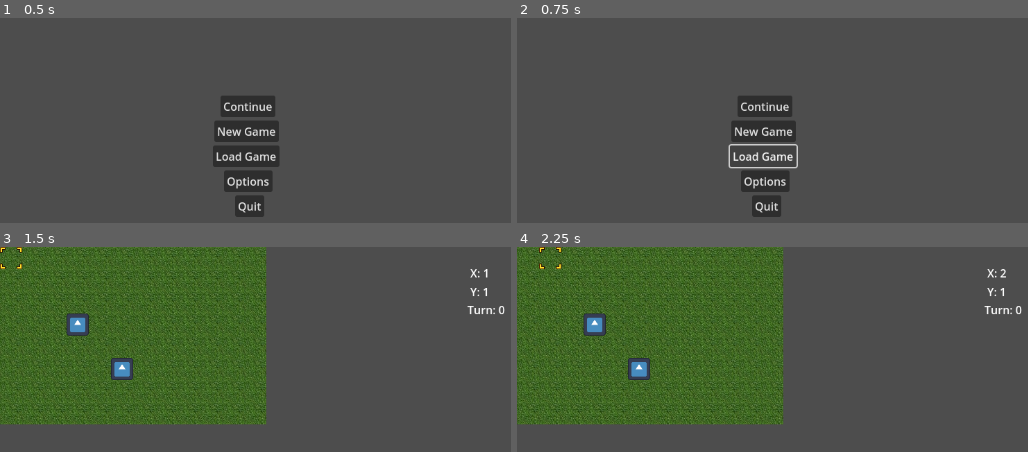
Above: before the commit, frames 1-4 (two rows, left to right).
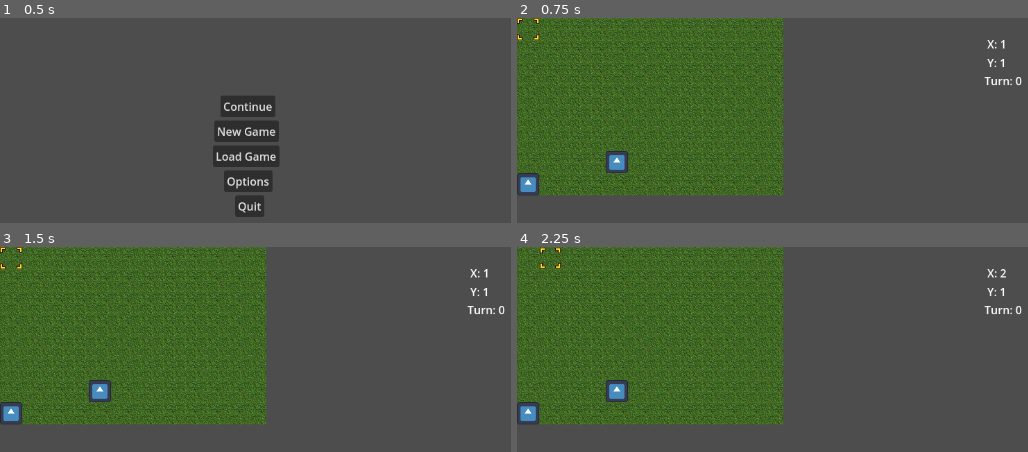
Above: after the commit, the same moments.

Repository: Gavello685/Project-Lovelace
Game: Godot game, scene res://main_menu.tscn
Two runs of this game, one before a commit and one after it. Both use one fixed random seed, a clock stepped at 60 frames per second and the inputs below. The engine's default icon, where the game draws it, is replaced by a stand-in: a white triangle on a blue panel in a dark square.
Inputs (mouse positions are in pixels of both pictures, inside the frame that each line leads up to):
- Up to frame 1 (0.5 s): no input
- Up to frame 2 (0.75 s): click "Load Game" at 0.5 s
- Up to frame 3 (1.5 s): click (245, 359) at 1.25 s, where only the run before the commit has a clickable "New Game"
- Up to frame 4 (2.25 s): tap Enter (start) at 2 s; hold Right (right) from 2.03 s (still down); hold Z (select) from 2.03 s (still down)

Frame 1 is identical in both runs. In frame 2, 46% of the frame differs, in the area x 0-99%, y 0-98%; in frame 3, 1.9%; in frame 4, 2.0%.

Commit message:
matured the new class structure of units
-created some folders of new character and class data
-moved resources apart and learned limits of custom nodes and resources
-made the menu buttons load slightly different unit configurations

Diff:
--- /dev/null
+++ b/CharacterClasses/CharacterClass.gd
@@ -0,0 +1,21 @@
+extends Resource
+
+class_name CharClass
+
+@export var className: String
+@export var hp: int
+@export var attack: int
+@export var defense: int
+@export var magic: int
+@export var speed: int
+
+func _init(p_className = "Default", p_attack = 0, p_defense = 0, p_hp = 0, p_magic = 0, p_speed = 0):
+	className = p_className
+	hp = p_hp
+	attack = p_attack
+	defense = p_defense
+	magic = p_magic
+	speed = p_speed
+
+func stringify() -> String:
+	return str("\nClassName: ",className,"\n\tStatScaling:","\n\t\tHP:",hp,"\n\t\tAttack:",attack,"\n\t\tDefense:",defense,"\n\t\tMagic:",magic,"\n\t\tSpeed:",speed)
--- /dev/null
+++ b/CharacterClasses/Commoner.tres
@@ -0,0 +1,13 @@
+[gd_resource type="Resource" script_class="CharClass" load_steps=2 format=3 uid="uid://dv08kafjcaxvc"]
+
+[ext_resource type="Script" path="res://CharacterClasses/CharacterClass.gd" id="1_udefu"]
+
+[resource]
+script = ExtResource("1_udefu")
+className = "Commoner"
+hp = 5
+attack = 1
+defense = 1
+magic = 1
+speed = 1
+movement = 1
--- /dev/null
+++ b/CharacterClasses/Mage.tres
@@ -0,0 +1,12 @@
+[gd_resource type="Resource" script_class="CharClass" load_steps=2 format=3 uid="uid://dlawjs6q0kpcc"]
+
+[ext_resource type="Script" path="res://CharacterClasses/CharacterClass.gd" id="1_aa848"]
+
+[resource]
+script = ExtResource("1_aa848")
+className = "Mage"
+hp = 6
+attack = 1
+defense = 1
+magic = 3
+speed = 1
--- /dev/null
+++ b/CharacterClasses/Rogue.tres
@@ -0,0 +1,12 @@
+[gd_resource type="Resource" script_class="CharClass" load_steps=2 format=3 uid="uid://d0uuorvpwmr7w"]
+
+[ext_resource type="Script" path="res://CharacterClasses/CharacterClass.gd" id="1_jrj6r"]
+
+[resource]
+script = ExtResource("1_jrj6r")
+className = "Rogue"
+hp = 8
+attack = 2
+defense = 1
+magic = 1
+speed = 2
--- /dev/null
+++ b/CharacterClasses/Warrior.tres
@@ -0,0 +1,12 @@
+[gd_resource type="Resource" script_class="CharClass" load_steps=2 format=3 uid="uid://bfk0gga1oqsy7"]
+
+[ext_resource type="Script" path="res://CharacterClasses/CharacterClass.gd" id="1_jbw1o"]
+
+[resource]
+script = ExtResource("1_jbw1o")
+className = "Warrior"
+hp = 10
+attack = 3
+defense = 2
+magic = 1
+speed = 1
--- /dev/null
+++ b/Characters/CharacterData.gd
@@ -0,0 +1,33 @@
+extends Resource
+
+class_name CharData
+
+@export var charName: String
+@export var charClass: CharClass
+@export var level: int
+@export var team: int
+var maxHp: int
+var maxAttack: int
+var maxDefense: int
+var maxMagic: int
+var maxSpeed: int
+
+func _init(p_charName = "Default", p_charClass = "res://CharacterClasses/Commoner.tres", p_level = 1, p_team = 0):
+	charName = p_charName
+	charClass = load(p_charClass)
+	level = p_level
+	generateStats()
+	team = p_team
+
+func generateStats():
+	maxHp = charClass.hp * level
+	maxAttack = charClass.attack * level
+	maxDefense = charClass.defense * level
+	maxMagic = charClass.magic * level
+	maxSpeed = charClass.speed * level
+
+func stringify() -> String:
+	var ret = str("\nName: ",charName," (Level ",level,"):\nTeam:",team,"\nStats:","\n\tHP:",maxHp,"\n\tAttack:",maxAttack,"\n\tDefense:",maxDefense,"\n\tMagic:",maxMagic,"\n\tSpeed:",maxSpeed)
+	if charClass:
+		ret += charClass.stringify()
+	return ret
--- /dev/null
+++ b/Characters/Joan.tres
@@ -0,0 +1,11 @@
+[gd_resource type="Resource" script_class="CharData" load_steps=3 format=3 uid="uid://bbc81s8qm1xdn"]
+
+[ext_resource type="Resource" uid="uid://dlawjs6q0kpcc" path="res://CharacterClasses/Mage.tres" id="1_06du3"]
+[ext_resource type="Script" path="res://Characters/CharacterData.gd" id="2_80ftb"]
+
+[resource]
+script = ExtResource("2_80ftb")
+charName = "Joan"
+charClass = ExtResource("1_06du3")
+level = 3
+team = 0
--- /dev/null
+++ b/Characters/Person.tres
@@ -0,0 +1,11 @@
+[gd_resource type="Resource" script_class="CharData" load_steps=3 format=3 uid="uid://xedhyhocbgkt"]
+
+[ext_resource type="Resource" uid="uid://dv08kafjcaxvc" path="res://CharacterClasses/Commoner.tres" id="1_w1473"]
+[ext_resource type="Script" path="res://Characters/CharacterData.gd" id="2_i3pkx"]
+
+[resource]
+script = ExtResource("2_i3pkx")
+charName = "Person"
+charClass = ExtResource("1_w1473")
+level = 1
+team = 0
--- /dev/null
+++ b/Characters/Roger.tres
@@ -0,0 +1,11 @@
+[gd_resource type="Resource" script_class="CharData" load_steps=3 format=3 uid="uid://dwy3qkbwfwqkg"]
+
+[ext_resource type="Resource" uid="uid://d0uuorvpwmr7w" path="res://CharacterClasses/Rogue.tres" id="1_lfmkr"]
+[ext_resource type="Script" path="res://Characters/CharacterData.gd" id="2_qxrer"]
+
+[resource]
+script = ExtResource("2_qxrer")
+charName = "Roger"
+charClass = ExtResource("1_lfmkr")
+level = 4
+team = 1
--- a/MainNode.gd
+++ b/MainNode.gd
@@ -6,7 +6,6 @@
 @onready var _Xlabel = $Node/XLabel
 @onready var _YLabel = $Node/YLabel
 @onready var _TurnLabel = $Node/TurnLabel
-@onready var _units = []
 
 var tileSize = 32
 var mapWidth = 20
@@ -17,19 +16,12 @@
 
 # Called when the node enters the scene tree for the first time.
 func _ready():
-	var unit1 = Unit.new("Joan",6,"Mage",6,19,12,4,8,0,"res://icon.svg")
-	unit1.position = Vector2(128-16,128-16)
-	_units.append(unit1)
-	var unit2 = Unit.new("Roger",14,"Rogue",9,15,4,6,5,1,"res://icon.svg")
-	unit2.position = Vector2(6*32-16,6*32-16)
-	_units.append(unit2)
-	for unit in _units:
+	for unit in Global.units:
 		_tileMap.add_child(unit)
-	pass
 
 
 # Called every frame. 'delta' is the elapsed time since the previous frame.
-func _process(delta):
+func _process(_delta):
 	xPos = (_cursor.position.x - tileSize/2) / tileSize + 1
 	yPos = (_cursor.position.y - tileSize/2) / tileSize + 1
 	_cursorSprite.play("default")
@@ -40,12 +32,12 @@
 
 	# Handles unit selection
 func _unhandled_input(event):
-	for unit in _units:
-		if event.is_action_pressed("select") and unit.overlaps_area(_cursor) and unit._team == turn % 2 and !unit.unit_selected:
+	for unit in Global.units:
+		if event.is_action_pressed("select") and unit.overlaps_area(_cursor) and unit.charData.team == turn % 2 and !unit.unit_selected:
 			_unit_toggle(unit)
 		elif event.is_action_pressed("back"):
 			unit.unit_selected = false
-		if event.is_action_pressed("select") and unit.unit_selected and unit.position != unit._startPos:
+		if event.is_action_pressed("select") and unit.unit_selected and unit.position != unit.startPos:
 			var menu = PopupMenu.new()
 			menu.add_item("Attack")
 			menu.add_item("Item")
@@ -57,12 +49,12 @@
 
 	# Toggles unit selection
 func _unit_toggle(unit):
-		unit._startPos = unit.position
+		unit.startPos = unit.position
 		if !unit.unit_selected:
 			unit.unit_selected = true
 		else:
 			unit.unit_selected = false
 
 func _combat_start(unit1, unit2):
-	if unit1.team != unit2.team:
+	if unit1.charData.team != unit2.charData.team:
 		print("Combat Started!")
--- a/New_Game.gd
+++ b/New_Game.gd
@@ -1,11 +1,20 @@
 extends Button
 
 func _on_pressed():
+	var unit1 = Unit.new("res://Characters/Joan.tres",Vector2(4*32-16,4*32-16))
+	Global.units.append(unit1)
+	var unit2 = Unit.new("res://Characters/Roger.tres",Vector2(6*32-16,6*32-16))
+	Global.units.append(unit2)
 	Global.goto_scene("res://main_node.tscn")
 
 func _on_quit_pressed():
 	get_tree().quit()
 
 func _on_load_game_pressed():
-	print(JSON.stringify(Global.item_data['units_newGame'][0].values(),"\t"))
-	print(JSON.stringify(Global.item_data['units_newGame'][1].values(),"\t"))
+	var unit1 = Unit.new("res://Characters/Person.tres",Vector2(1*32-16,8*32-16))
+	unit1.charData = CharData.new("Keith","res://CharacterClasses/Warrior.tres",50,0)
+	Global.units.append(unit1)
+	var unit2 = Unit.new("res://Characters/Person.tres",Vector2(5*32-16,7*32-16))
+	unit2.charData = CharData.new("Blake","res://CharacterClasses/Commoner.tres",12,1)
+	Global.units.append(unit2)
+	Global.goto_scene("res://main_node.tscn")
--- a/Unit.gd
+++ b/Unit.gd
@@ -4,21 +4,11 @@
 
 var tileSize = 32
 var unit_selected = false
-
-var _name
-var _attack
-var _class
-var _defense
-var _hp
-var _magic
-var _movement
-var _speed
-var _team
-var _sprite = Sprite2D.new()
-var _hitbox = CollisionShape2D.new()
-var _shape = RectangleShape2D.new()
-var _startPos
-
+var charData: CharData
+var startPos: Vector2
+var sprite = Sprite2D.new()
+var shape = RectangleShape2D.new()
+var hitbox = CollisionShape2D.new()
 var inputs = {
 	"right": Vector2.RIGHT,
 	"left": Vector2.LEFT,
@@ -26,27 +16,30 @@
 	"down": Vector2.DOWN,
 }
 
-func _init(name, attack, _class, defense, hp, magic, movement, speed, team, sprite):
-	self._name = name
-	self._attack = attack
-	self._class = _class
-	self._defense = defense
-	self._hp = hp
-	self._magic = magic
-	self._movement = movement
-	self._speed = speed
-	self._team = team
-	self._sprite.texture = load(sprite)
-	self.add_child(_sprite)
-	self._shape.size = Vector2(1,1)
-	self._hitbox.shape = _shape
-	self.add_child(_hitbox)
-	self.scale = Vector2(0.25,0.25)
+func _init(p_charData = "res://Characters/Person.tres", p_startPos = Vector2(0,0), p_sprite = "res://icon.svg", p_shape = RectangleShape2D.new(), p_hitbox = CollisionShape2D.new()):
+	charData = load(p_charData)
+	startPos = p_startPos
+	sprite = Sprite2D.new()
+	sprite.texture = load(p_sprite)
+	add_child(sprite)
+	shape = p_shape
+	shape.size = Vector2(1,1)
+	hitbox = p_hitbox
+	hitbox.shape = shape
+	add_child(hitbox)
+	scale = Vector2(0.25,0.25)
+
+func _ready():
+	position = startPos
+	print(stringify())
 
 func _unhandled_input(event):
 	for dir in inputs.keys():
 		if event.is_action_pressed(dir) and unit_selected:
 				move(dir)
 
+func stringify() -> String:
+	return str(charData.stringify(),"\nPosition:",position)
+
 func move(dir):
 	position += inputs[dir] * tileSize
--- /dev/null
+++ b/Unit_old.gd
@@ -0,0 +1,52 @@
+extends Area2D
+
+class_name Unit_old
+
+var tileSize = 32
+var unit_selected = false
+
+var _name
+var _attack
+var _class
+var _defense
+var _hp
+var _magic
+var _movement
+var _speed
+var _team
+var _sprite = Sprite2D.new()
+var _hitbox = CollisionShape2D.new()
+var _shape = RectangleShape2D.new()
+var _startPos
+
+var inputs = {
+	"right": Vector2.RIGHT,
+	"left": Vector2.LEFT,
+	"up": Vector2.UP,
+	"down": Vector2.DOWN,
+}
+
+func _init(name, attack, _class, defense, hp, magic, movement, speed, team, sprite):
+	self._name = name
+	self._attack = attack
+	self._class = _class
+	self._defense = defense
+	self._hp = hp
+	self._magic = magic
+	self._movement = movement
+	self._speed = speed
+	self._team = team
+	self._sprite.texture = load(sprite)
+	self.add_child(_sprite)
+	self._shape.size = Vector2(1,1)
+	self._hitbox.shape = _shape
+	self.add_child(_hitbox)
+	self.scale = Vector2(0.25,0.25)
+
+func _unhandled_input(event):
+	for dir in inputs.keys():
+		if event.is_action_pressed(dir) and unit_selected:
+				move(dir)
+
+func move(dir):
+	position += inputs[dir] * tileSize
--- a/bot.gd
+++ /dev/null
@@ -1,60 +0,0 @@
-extends CharacterBody2D
-
-class_name bot
-
-@export var charName: String
-@export var charClass: bot_stats
-@export var level: int
-@export var sprite: Sprite2D
-@export var team: int
-@export var startPos: Vector2
-@export var shape: RectangleShape2D
-@export var hitbox: CollisionShape2D
-
-func _init(p_charName = "Default", p_charClass = "res://bot_stats.tres", p_level = 1, p_sprite = "res://icon.svg", p_team = 0, p_startPos = Vector2(0,0), p_shape = RectangleShape2D.new(), p_hitbox = CollisionShape2D.new()):
-	self.charName = p_charName
-	self.charClass = load(p_charClass)
-	self.level = p_level
-	self.sprite = Sprite2D.new()
-	self.sprite.texture = load(p_sprite)
-	self.add_child(sprite)
-	self.team = p_team
-	self.startPos = p_startPos
-	self.shape = RectangleShape2D.new()
-	self.shape.size = Vector2(1,1)
-	self.hitbox = CollisionShape2D.new()
-	self.hitbox.shape = shape
-	self.add_child(hitbox)
-	self.scale = Vector2(0.25,0.25)
-
-func _ready():
-	# Uses an implicit, duck-typed interface for any 'health'-compatible resources.
-	if charClass:
-		charClass._print()
-
-
-const SPEED = 300.0
-const JUMP_VELOCITY = -400.0
-
-# Get the gravity from the project settings to be synced with RigidBody nodes.
-var gravity = ProjectSettings.get_setting("physics/2d/default_gravity")
-
-
-func _physics_process(delta):
-	# Add the gravity.
-	if not is_on_floor():
-		velocity.y += gravity * delta
-
-	# Handle jump.
-	if Input.is_action_just_pressed("ui_accept") and is_on_floor():
-		velocity.y = JUMP_VELOCITY
-
-	# Get the input direction and handle the movement/deceleration.
-	# As good practice, you should replace UI actions with custom gameplay actions.
-	var direction = Input.get_axis("ui_left", "ui_right")
-	if direction:
-		velocity.x = direction * SPEED
-	else:
-		velocity.x = move_toward(velocity.x, 0, SPEED)
-
-	#move_and_slide()
--- a/bot.tres
+++ /dev/null
@@ -1,12 +0,0 @@
-[gd_resource type="Resource" script_class="bot" load_steps=3 format=3 uid="uid://xedhyhocbgkt"]
-
-[ext_resource type="Script" path="res://bot.gd" id="1_3686y"]
-[ext_resource type="Resource" uid="uid://dv08kafjcaxvc" path="res://bot_stats.tres" id="1_kcsux"]
-
-[resource]
-script = ExtResource("1_3686y")
-charName = ""
-charClass = ExtResource("1_kcsux")
-level = 0
-team = 0
-startPos = Vector2(0, 0)
--- a/bot_stats.gd
+++ /dev/null
@@ -1,21 +0,0 @@
-extends Resource
-
-class_name bot_stats
-
-@export var attack: int
-@export var defense: int
-@export var hp: int
-@export var magic: int
-@export var movement: int
-@export var speed: int
-
-func _init(p_attack = 0, p_defense = 0, p_hp = 0, p_magic = 0, p_movement = 0, p_speed = 0):
-	self.attack = p_attack
-	self.defense = p_defense
-	self.hp = p_hp
-	self.magic = p_magic
-	self.movement = p_movement
-	self.speed = p_speed
-
-func _print():
-	print("att:",attack,",def:",defense,",hp:",hp,",mag:",magic,",mov:",movement,",spd:",speed)
--- a/bot_stats.tres
+++ /dev/null
@@ -1,12 +0,0 @@
-[gd_resource type="Resource" script_class="bot_stats" load_steps=2 format=3 uid="uid://dv08kafjcaxvc"]
-
-[ext_resource type="Script" path="res://bot_stats.gd" id="1_8s082"]
-
-[resource]
-script = ExtResource("1_8s082")
-attack = 1
-defense = 1
-hp = 5
-magic = 1
-movement = 1
-speed = 1
--- a/global.gd
+++ b/global.gd
@@ -1,7 +1,7 @@
 extends Node
 
 var item_data = {}
-var units: Array[bot]
+var units: Array[Unit]
 var data_file_path = "res://units_test.json"
 var current_scene = null
 
